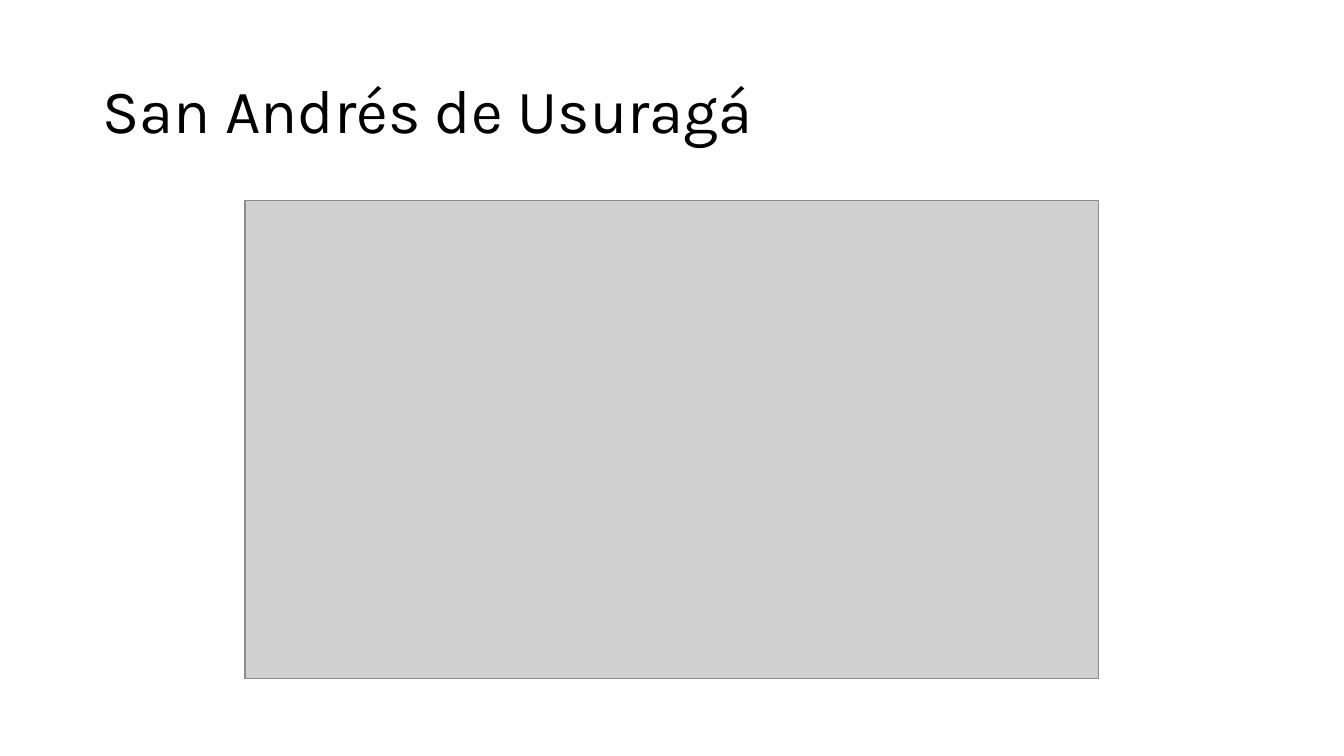
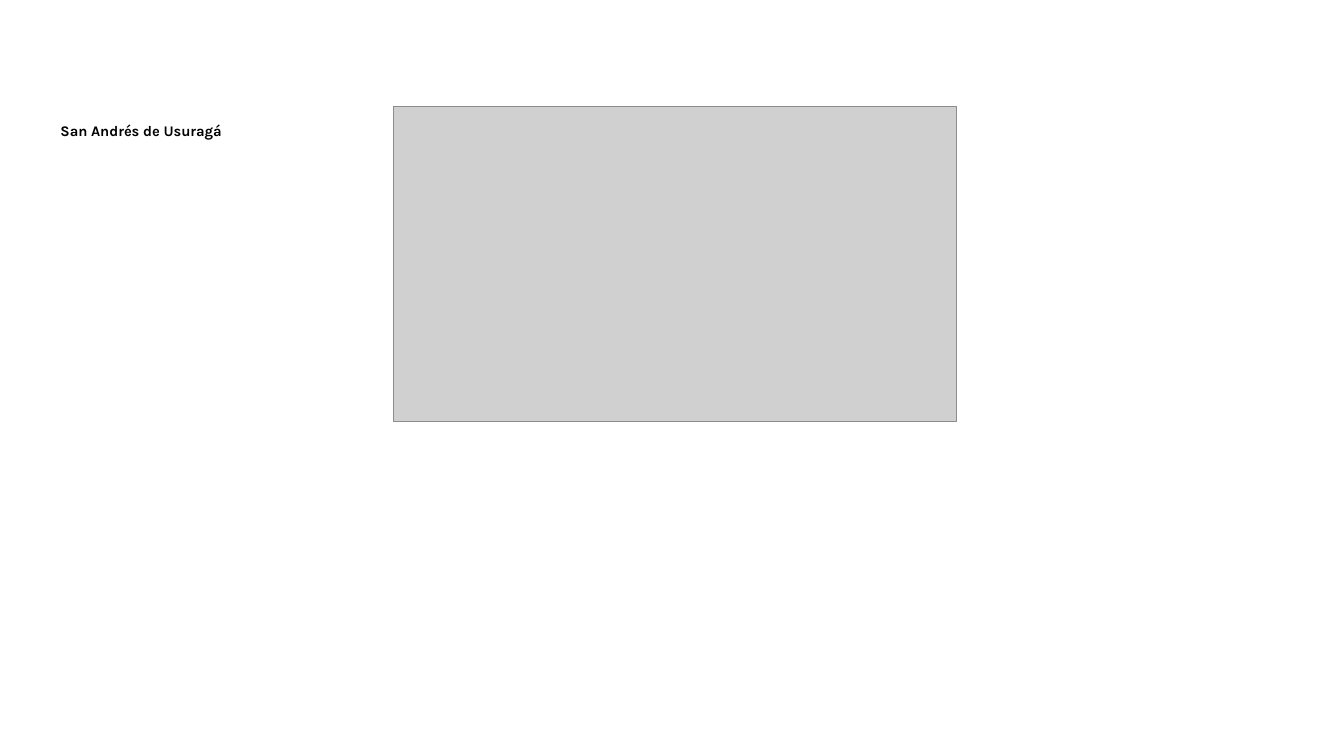
Before and after one commit to edalfon/ptfr, a slide deck: slide 50 of slides/slides.pptx (slide 46 before the commit). Drawn at 1344x756 pixels with LibreOffice and Linux fonts; fonts in the diff are those of the drawing; grey boxes stand for pictures. Boxes give left, top, right and bottom in pixels: in the first picture for what was removed or moved away, otherwise in the second. Text is boxed around its words. In the diff, an @@ line names an element or a change of style, - is before the commit and + after.

```diff
--- a/slides/slides.pptx
+++ b/slides/slides.pptx
@@ text "San Andrés de Usuragá" moved from (x1=102, y1=86, x2=753, y2=148) to (x1=60, y1=124, x2=222, y2=140) @@
@@ text "San Andrés de Usuragá" at (x1=60, y1=124, x2=222, y2=140): size 44 to 10.5 pt, bold on; more space between paragraphs; vertical alignment middle to top @@
@@ picture resized from (x1=245, y1=201, x2=1099, y2=680) to (x1=393, y1=107, x2=956, y2=421) @@
```
Also in this commit, not shown: 47 other slides changed, 14 slides added, 10 slides removed, 10 other files.
